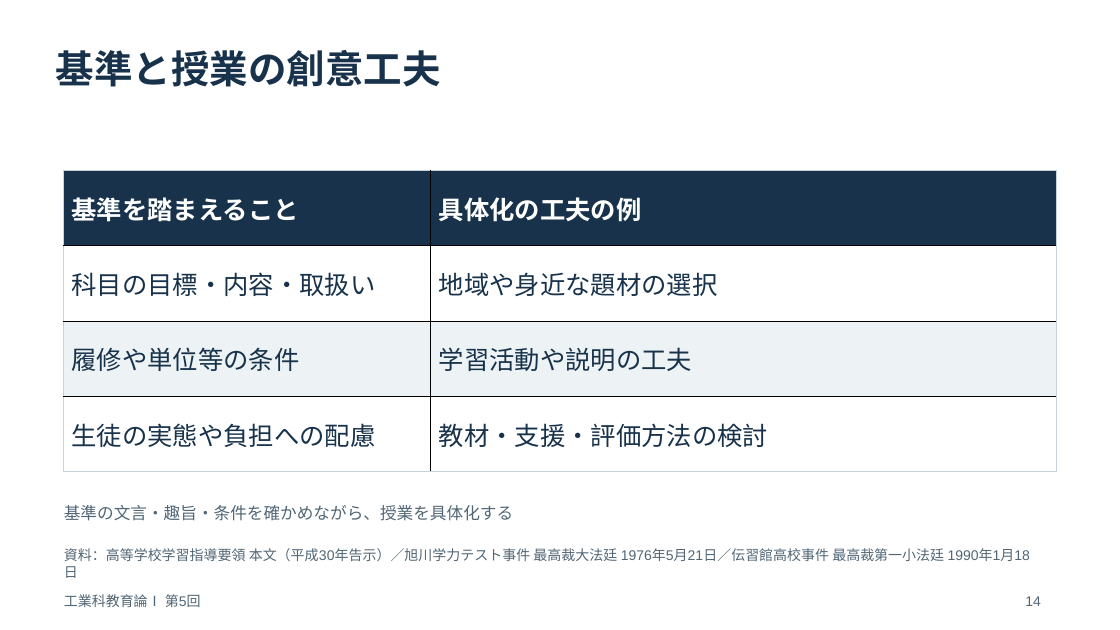
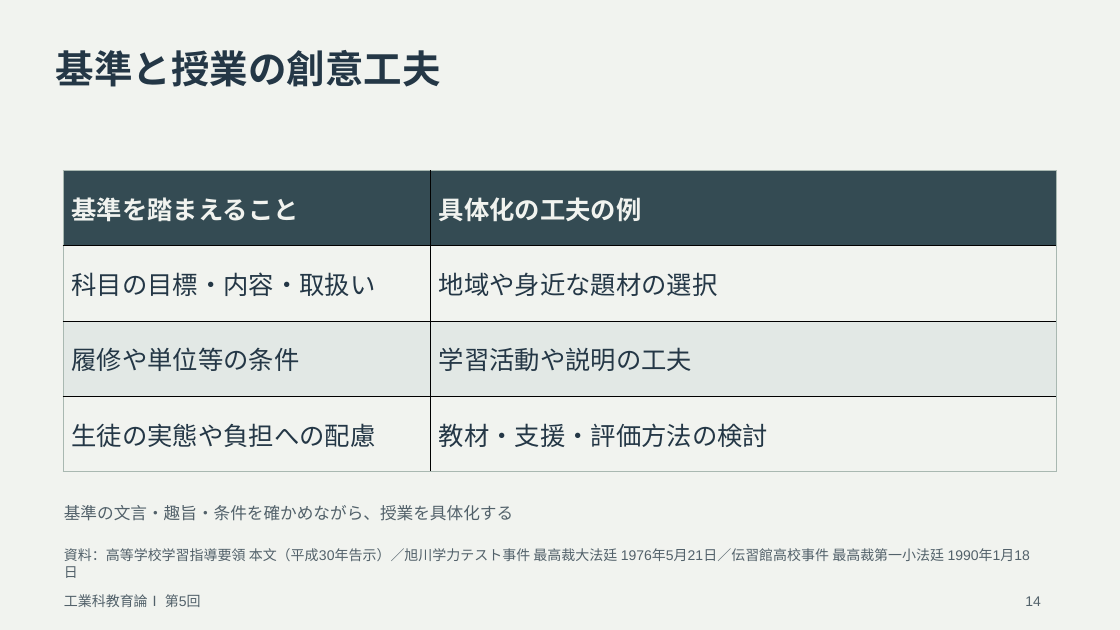
Before and after one commit to zooc-14calbp/industrial-education-i, a slide deck: slide 14 of lessons/05/slides.pptx. Drawn at 1120x630 pixels with LibreOffice and Linux fonts; fonts in the diff are those of the drawing. Boxes give left, top, right and bottom in pixels: in the first picture for what was removed or moved away, otherwise in the second. Text is boxed around its words. In the diff, an @@ line names an element or a change of style, - is before the commit and + after.

Commit message:
Adjust slide colors for extended viewing

```diff
--- a/lessons/05/slides.pptx
+++ b/lessons/05/slides.pptx
@@ background #FFFFFF to #F1F3EF @@
@@ text "基準と授業の創意工夫" at (56, 50, 441, 87): text colour #17324A to #243746 @@
@@ table at (63, 171, 1057, 471) @@
@@ fill #17324A to #344B53 in row 1 @@
@@ fill #FFFFFF to #F1F3EF in 4 cells @@
@@ fill #EDF3F5 to #E2E8E5 in row 3 @@
@@ text colour #FFFFFF to #F1F3EF in "基準を踏まえること", "具体化の工夫の例" @@
@@ text colour #17324A to #243746 in "科目の目標・内容・取扱い", "地域や身近な題材の選択", "履修や単位等の条件", "学習活動や説明の工夫" and 2 more places @@
@@ borders changed @@
@@ text colour #526675 to #52616A in 4 elements at (64, 548, 944, 561), (64, 505, 513, 521), (64, 594, 201, 607), (1025, 596, 1041, 606) @@
```
Also in this commit, not shown: 37 other slides changed, 49 other files.
